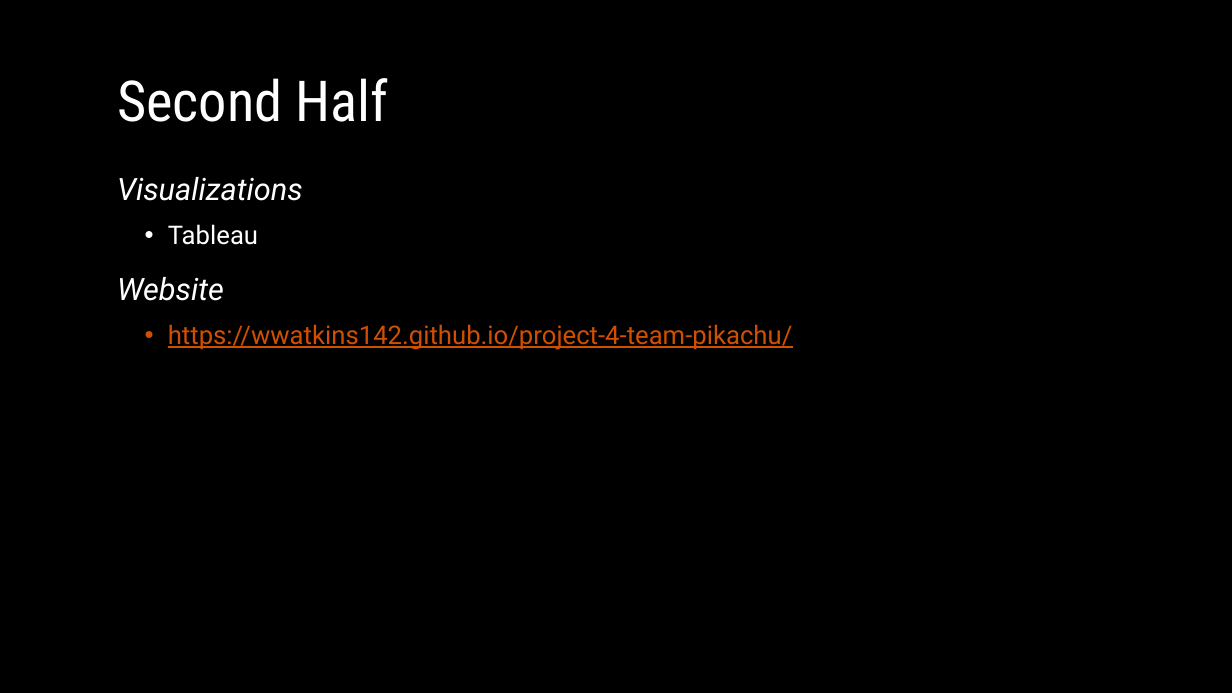
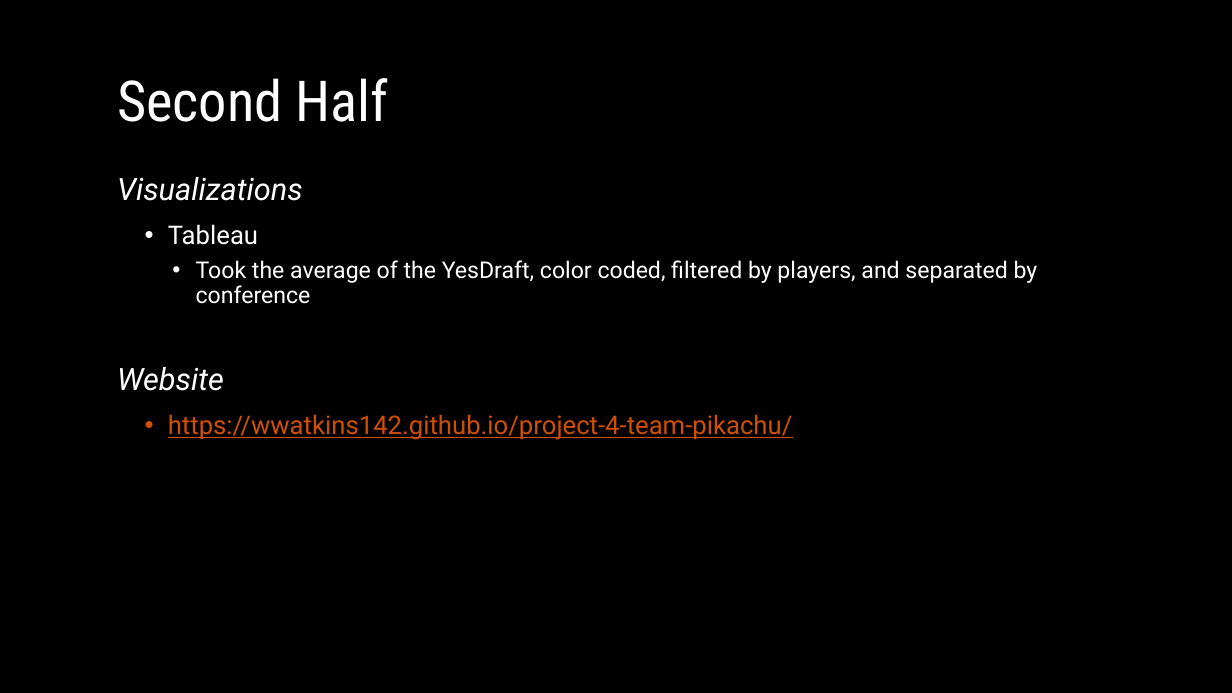
Before and after one commit to WWatkins142/project-4-team-pikachu, a slide deck: slide 6 of Project_4_Presentation.pptx. Drawn at 1232x693 pixels with LibreOffice and Linux fonts; fonts in the diff are those of the drawing; background and template pictures are left out. Boxes give left, top, right and bottom in pixels: in the first picture for what was removed or moved away, otherwise in the second. Text is boxed around its words. In the diff, an @@ line names an element or a change of style, - is before the commit and + after.

```diff
--- a/Project_4_Presentation.pptx
+++ b/Project_4_Presentation.pptx
@@ text at [196,260,1038,304]: paragraph added @@
+    • Took the average of the YesDraft, color coded, filtered by players, and separated by conference
```
Also in this commit, not shown: 3 other slides changed.
